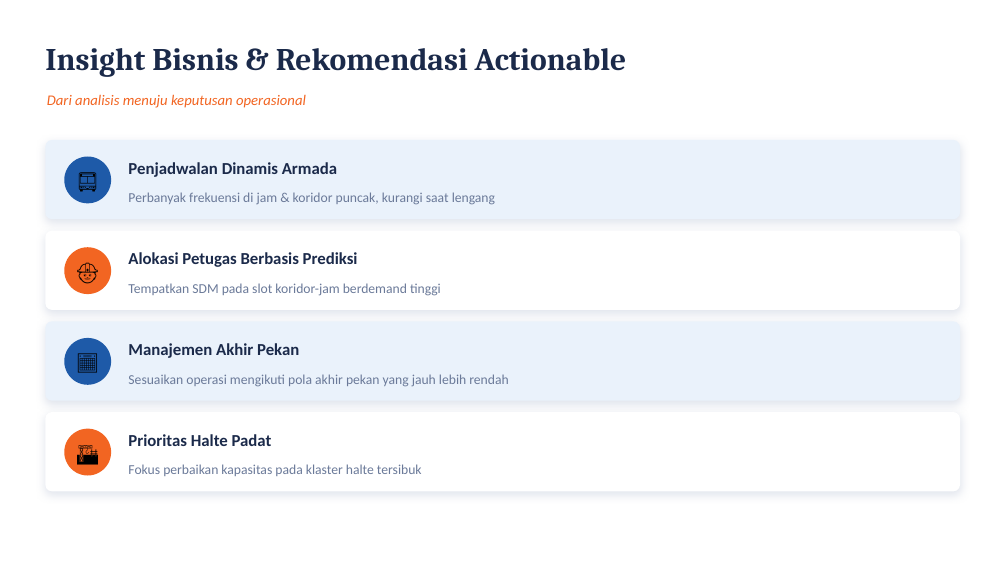
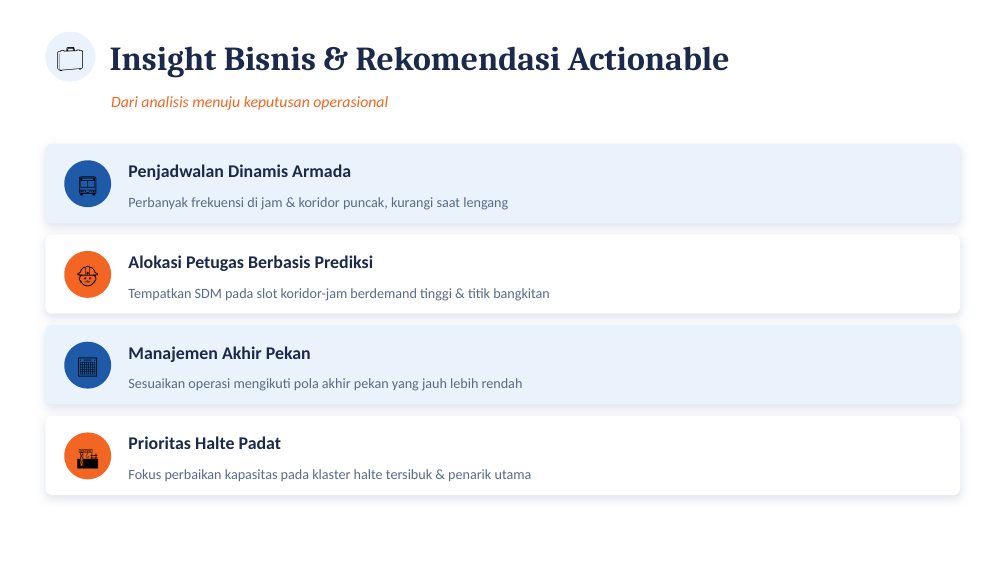
Before and after one commit to zonakerja/bnsp-dss-jul-26, a slide deck: slide 15 of ppt/TransJakarta_Demand_Prediction_BNSP.pptx (slide 14 before the commit). Drawn at 1008x567 pixels with LibreOffice and Linux fonts; fonts in the diff are those of the drawing. Boxes give left, top, right and bottom in pixels: in the first picture for what was removed or moved away, otherwise in the second. Text is boxed around its words. In the diff, an @@ line names an element or a change of style, - is before the commit and + after.

```diff
--- a/ppt/TransJakarta_Demand_Prediction_BNSP.pptx
+++ b/ppt/TransJakarta_Demand_Prediction_BNSP.pptx
@@ ellipse added at [45, 32, 95, 82], fill #EAF2FB @@
@@ text added at [45, 32, 95, 82], 26 pt, text #000000 @@
+💼
@@ text "Insight Bisnis & Rekomendasi Actionable": place and size @@
-text "Insight Bisnis & Rekomendasi Actionable" at [45, 48, 627, 77]
+text "Insight Bisnis & Rekomendasi Actionable" at [110, 46, 730, 78]
@@ text "Insight Bisnis & Rekomendasi Actionable" at [110, 46, 730, 78]: size 30 to 32 pt @@
@@ text "Dari analisis menuju keputusan operasional": place and size @@
-text "Dari analisis menuju keputusan operasional" at [47, 94, 306, 108]
+text "Dari analisis menuju keputusan operasional" at [111, 96, 388, 110]
@@ text "Dari analisis menuju keputusan operasional" at [111, 96, 388, 110]: size 14 to 15 pt @@
@@ text "Perbanyak frekuensi di jam & ..." at [128, 197, 508, 210]: size 13 to 13.5 pt, text colour #6B7A99 to #5A6B87 @@
@@ 4 rounded rectangles, 4 ellipses: place and size @@
-4 rounded rectangles, 4 ellipses at [45, 140, 960, 492]
+4 rounded rectangles, 4 ellipses at [45, 144, 960, 495]
@@ text at [128, 288, 550, 301]: text changed; size 13 to 13.5 pt; text colour #6B7A99 to #5A6B87 @@
-Tempatkan SDM pada slot koridor-jam berdemand tinggi
+Tempatkan SDM pada slot koridor-jam berdemand tinggi & titik bangkitan
@@ size 20 to 19.8 pt in 4 elements at [64, 251, 111, 298], [64, 433, 111, 479], [64, 160, 111, 207], [64, 342, 111, 389] @@
@@ text "Sesuaikan operasi mengikuti pola akhir ..." at [128, 378, 523, 391]: size 13 to 13.5 pt, text colour #6B7A99 to #5A6B87 @@
@@ size 16 to 17 pt in 4 elements at [128, 164, 351, 180], [128, 255, 374, 271], [128, 346, 311, 362], [128, 436, 281, 449] @@
@@ text at [128, 469, 532, 482]: text changed; size 13 to 13.5 pt; text colour #6B7A99 to #5A6B87 @@
-Fokus perbaikan kapasitas pada klaster halte tersibuk
+Fokus perbaikan kapasitas pada klaster halte tersibuk & penarik utama
```
Also in this commit, not shown: 15 other slides changed, 1 slide added, 3 other files.
